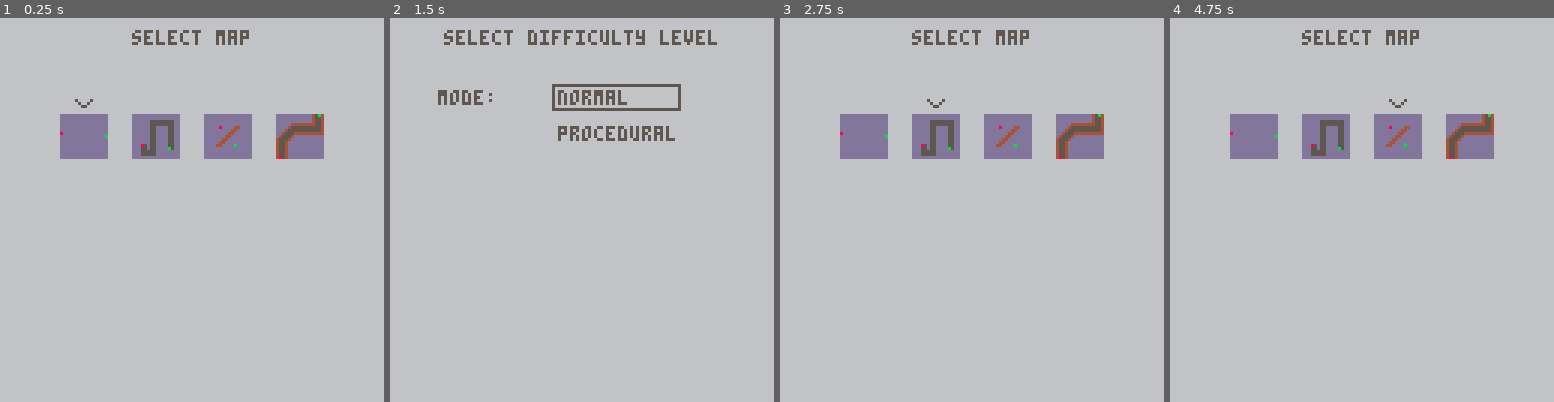
Above: before the commit, frames 1-4 (left to right).
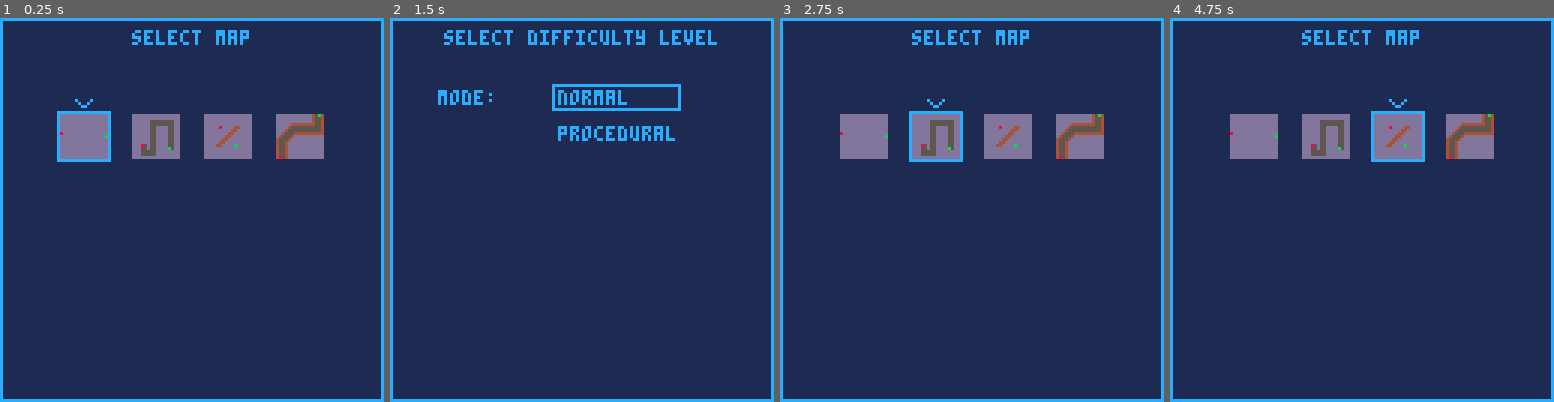
Above: after the commit, the same moments.

Repository: langchr86/pico-bubble-towers
Game: PICO-8 cartridge pico-proto.p8
Same seed, same stepped clock (60 frames per second), same inputs: the game is played once before the commit and once after it.
Inputs:
- Up to frame 1 (0.25 s): no input
- Up to frame 2 (1.5 s): tap X (X key) at 0.33, 1.07 s; tap O (Z key) at 0.7 s
- Up to frame 3 (2.75 s): hold Right 1.6-2.1 s; tap O (Z key) at 1.7, 2.1, 2.5 s; tap X (X key) at 1.85 s; hold Up 2.15-2.42 s; hold Right from 2.47 s (still down)
- Up to frame 4 (4.75 s): tap O (Z key) every 0.4 s from 2.9 to 4.5 s; tap X (X key) at 2.97, 4.08 s; release Right at 3.03 s; hold Left 3.08-3.58 s; hold Down 3.63-3.97 s; hold Right 4.02-4.68 s; hold Up from 4.73 s (still down)

The runs differ from the first frame. In frame 1, 94% of the frame differs, in the area x 0-100%, y 0-100%; in frame 2, 100%; in frame 3, 94%; in frame 4, 94%.

Commit message:
change selection screens to blue colors

Diff:
--- a/pico-proto.p8
+++ b/pico-proto.p8
@@ -36,9 +36,9 @@
 000000001111111144444444dddddddd555555559990000000000999000000000000000000000000000000000000000000000000000000000000000000000000
 000000001111111144444444dddddddd55555555900000000000000900000000000f00000000f00000000f00000000000000000000000000000000000000c000
 007007001111111144444444dddddddd5555555590000000000000090000000000ff0000000ff0000000ff000ff00f00000c000000000000000c60000006c000
-000770001111111144444444dddddddd55555555000000000000000005000050000eef00000ee0000ffee00000feeff0000c6c000cc6c0000006ccc000cc6000
-000770001111111144444444dddddddd55555555000000000000000000500500000eeff00ffeef0000fee000000ee000006cc600006cc60000ccc600006cc000
-007007001111111144444444dddddddd5555555500000000000000000005500000ff000000f00ff00000ff00000ff00000c6c000000c6cc000006c0000c60000
+000770001111111144444444dddddddd5555555500000000000000000c0000c0000eef00000ee0000ffee00000feeff0000c6c000cc6c0000006ccc000cc6000
+000770001111111144444444dddddddd55555555000000000000000000c00c00000eeff00ffeef0000fee000000ee000006cc600006cc60000ccc600006cc000
+007007001111111144444444dddddddd555555550000000000000000000cc00000ff000000f00ff00000ff00000ff00000c6c000000c6cc000006c0000c60000
 000000001111111144444444dddddddd5555555500000000000000000000000000f00000000000000000f000000f00000000c000000000000000000000c00000
 000000001111111144444444dddddddd555555550000000000000000000000000000000000000000000000000000000000000000000000000000000000000000
 0000000088888888bbbbbbbb99000099000000000000000000000000000000000000000000000000000000000000000000000000000000000000000000000000
@@ -55,10 +55,10 @@
 003bb300003bb3000000000000000000000000000000000000000000000000000004450000044000055440000054455000054500055450000004555000554000
 003bb300003bb3000000000000000000000000000000000000000000000000000004455005544500005440000004400000455400004554000055540000455000
 0bb33bb00bb33bb00000000000000000000000000000000000000000000000000055000000500550000055000005500000545000000545500000450000540000
-0bb00bb000b00b000000000000000000000000000000000000000000050000000050000000000000000050000005000000005000000000000000000000500000
-00000000000000000000000000000000000000000000000000000000505000000000000000000000000000000000000000000000000000000000000000000000
-00000000000000000000000000000000000000000000000000000000505000000000000000000000000000000000000000000000000000000000000000000000
-04400440004004000000000000000000000000000000000000000000050000000000044000000000044000000004400000055000005500000000550000000000
+0bb00bb000b00b0000000000000000000000000000000000000000000c0000000050000000000000000050000005000000005000000000000000000000500000
+00000000000000000000000000000000000000000000000000000000c0c000000000000000000000000000000000000000000000000000000000000000000000
+00000000000000000000000000000000000000000000000000000000c0c000000000000000000000000000000000000000000000000000000000000000000000
+044004400040040000000000000000000000000000000000000000000c0000000000044000000000044000000004400000055000005500000000550000000000
 04455440044554400000000000000000000000000000000000000000000000000005544000555500044550000054450000040000004004500500400000000000
 00544500005445000000000000000000000000000000000000000000000000000055550004455440005555000055550005055450000550500545500000000000
 00544500005445000000000000000000000000000000000000000000000000000055550004455440005555000055550005455050050550000005545000000000
--- a/src/difficulty_selection.lua
+++ b/src/difficulty_selection.lua
@@ -107,17 +107,18 @@
 end
 
 function DifficultySelection:Draw()
-  rectfill(0, 0, 128, 128, 6)
-  PrintCenterX("select difficulty level", 4, 5)
+  rectfill(0, 0, 127, 127, 1)
+  rect(0, 0, 127, 127, 12)
+  PrintCenterX("select difficulty level", 4, 12)
 
-  print("mode:", 16, 24, 5)
-  print("normal", 56, 24, 5)
-  print("procedural", 56, 36, 5)
+  print("mode:", 16, 24, 12)
+  print("normal", 56, 24, 12)
+  print("procedural", 56, 36, 12)
 
   if self.procedural then
-    rect(54, 34, 96, 42, 5)
+    rect(54, 34, 96, 42, 12)
   else
-    rect(54, 22, 96, 30, 5)
+    rect(54, 22, 96, 30, 12)
   end
 
   if self.mode > 0 then
@@ -129,34 +130,34 @@
   end
 
   if self.mode > 1 then
-    PrintCenterX("start?", 98, 5)
-    rect(48, 96, 78, 104, 5)
+    PrintCenterX("start?", 98, 12)
+    rect(48, 96, 78, 104, 12)
   end
 end
 
 function DifficultySelection:DrawNormal()
-  print("level:", 16, 54, 5)
-  print("easy", 56, 54, 5)
-  print("medium", 56, 62, 5)
-  print("hard", 56, 70, 5)
+  print("level:", 16, 54, 12)
+  print("easy", 56, 54, 12)
+  print("medium", 56, 62, 12)
+  print("hard", 56, 70, 12)
 
   local y = 52 + self.level * 8
-  rect(54, y, 96, y + 8, 5)
+  rect(54, y, 96, y + 8, 12)
 end
 
 function DifficultySelection:DrawProcedural()
-  print("seed:", 16, 54, 5)
+  print("seed:", 16, 54, 12)
 
   if self.level < 1000 then
-    print("0", 56, 54, 5)
+    print("0", 56, 54, 12)
   end
   if self.level < 100 then
-    print("0", 60, 54, 5)
+    print("0", 60, 54, 12)
   end
   if self.level < 10 then
-    print("0", 64, 54, 5)
+    print("0", 64, 54, 12)
   end
-  PrintRight(self.level, 72, 54, 5)
+  PrintRight(self.level, 72, 54, 12)
 
   local x = 68 - self.digit * 4
   spr(39, x, 45)
--- a/src/game_session.lua
+++ b/src/game_session.lua
@@ -234,12 +234,7 @@
 end
 
 function GameSession:DrawMapBorder()
-  ---@type number
-  local border_color = 6
-  line(0, kTileSize, 127, kTileSize, border_color)
-  line(0, kTileSize, 0, 127, border_color)
-  line(127, kTileSize, 127, 127, border_color)
-  line(0, 127, 127, 127, border_color)
+  rect(0, kTileSize, 127, 127, 6)
 end
 
 function GameSession:DrawMap()
--- a/src/map_selection.lua
+++ b/src/map_selection.lua
@@ -69,20 +69,23 @@
 end
 
 function MapSelection:Draw()
-  rectfill(0, 0, 128, 128, 6)
-  PrintCenterX("select map", 4, 5)
+  rectfill(0, 0, 127, 127, 1)
+  rect(0, 0, 127, 127, 12)
+  PrintCenterX("select map", 4, 12)
 
   local minimap_offsets = kMapSizeInTiles + kTileSize
 
   local map_pos = Point:New(20, 32)
 
   local cursor_pos = Point:New(map_pos.x + kTileSize / 2 + self.map_index * minimap_offsets, map_pos.y - kTileSize)
-  spr(7, cursor_pos.x, cursor_pos.y)
 
   for l = 0, self.map_count - 1 do
     self.minimaps[l]:Draw(map_pos)
     map_pos.x = map_pos.x + minimap_offsets
   end
+
+  spr(7, cursor_pos.x, cursor_pos.y)
+  rect(cursor_pos.x - 5, cursor_pos.y + 7, cursor_pos.x + 12, cursor_pos.y + 23, 12)
 end
 
 ---@param level_index number
